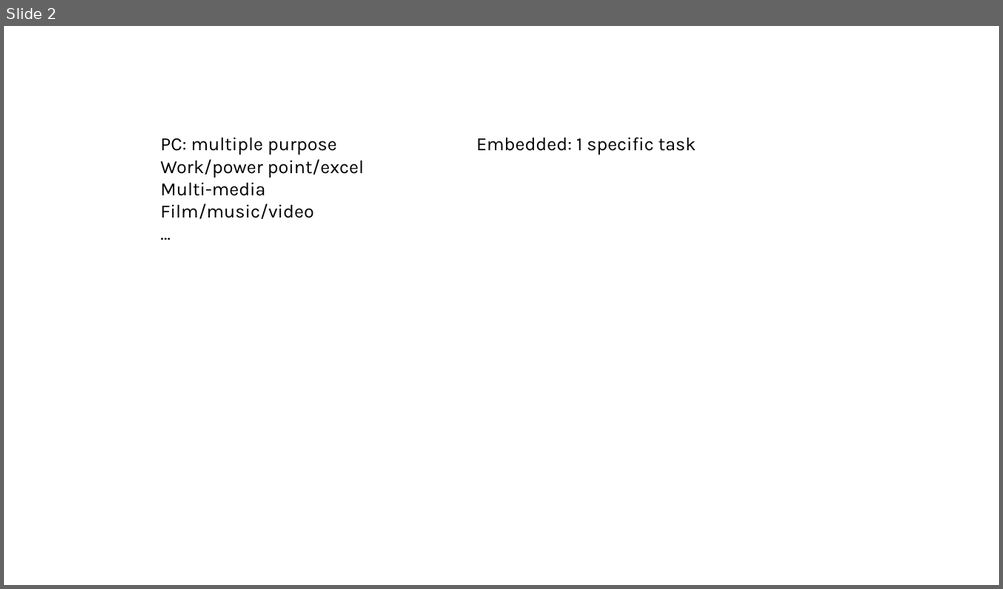
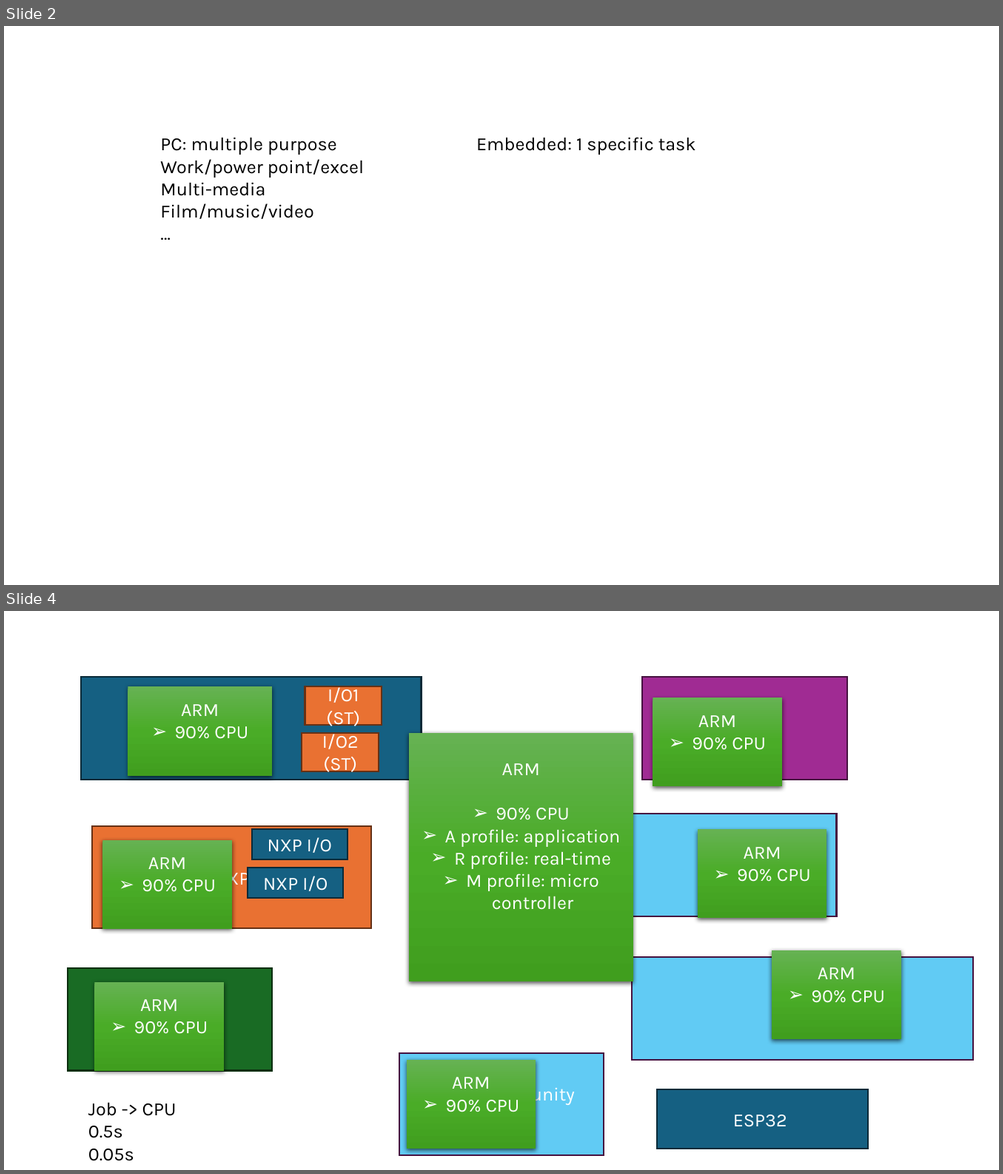
Before and after one commit to DKensin/Mentor, a slide deck: Slide/MicroController/01.Scratch.pptx. Shown one above the other, each under a label of ours: slide 2 before the commit, slides 2 and 4 after it; the slides between them are not shown. The pictures are 1003x589 and 1003x1174 pixels, drawn with LibreOffice and Linux fonts; fonts in the diff are those of the drawing. Boxes give left, top, right and bottom in pixels: in the first picture for what was removed or moved away, otherwise in the second. Text is boxed around its words. In the diff, an @@ line names an element or a change of style, - is before the commit and + after.

```diff
--- a/Slide/MicroController/01.Scratch.pptx
+++ b/Slide/MicroController/01.Scratch.pptx
@@ slide 4 added at [4,611,999,1170], background #FFFFFF @@
@@ rectangle added at [81,677,421,780], fill #156082, outline #092A39 1.5 pt, 18 pt, text #FFFFFF @@
+ST
@@ rectangle added at [642,677,846,780], fill #A02B93, outline #461340 1.5 pt, 18 pt, text #FFFFFF @@
+Renesas
@@ rectangle added at [128,686,272,776], fill gradient #66B354 to #4BAD28 to #409F1E, 18 pt, text #FFFFFF @@
+ARM
+➢ 90% CPU
@@ rectangle added at [304,686,381,724], fill #E97132, outline #663216 1.5 pt, 18 pt, text #FFFFFF @@
+I/O1 (ST)
@@ rectangle added at [652,698,782,786], fill gradient #66B354 to #4BAD28 to #409F1E, 18 pt, text #FFFFFF @@
+ARM
+➢ 90% CPU
@@ rectangle added at [301,733,378,772], fill #E97132, outline #663216 1.5 pt, 18 pt, text #FFFFFF @@
+I/O2 (ST)
@@ rectangle added at [409,733,633,982], fill gradient #66B354 to #4BAD28 to #409F1E, 18 pt, text #FFFFFF @@
+ARM
+➢ 90% CPU
+➢ A profile: application
+➢ R profile: real-time
+➢ M profile: micro controller
@@ rectangle added at [92,826,371,929], fill #E97132, outline #663216 1.5 pt, 18 pt, text #FFFFFF @@
+NXP
@@ rectangle added at [252,829,347,860], fill #156082, outline #092A39 1.5 pt, 18 pt, text #FFFFFF @@
+NXP I/O
@@ rectangle added at [632,814,836,917], fill #61CBF4, outline #461340 1.5 pt, 18 pt, text #FFFFFF @@
+TI
@@ rectangle added at [698,829,827,918], fill gradient #66B354 to #4BAD28 to #409F1E, 18 pt, text #FFFFFF @@
+ARM
+➢ 90% CPU
@@ rectangle added at [102,840,232,929], fill gradient #66B354 to #4BAD28 to #409F1E, 18 pt, text #FFFFFF @@
+ARM
+➢ 90% CPU
@@ rectangle added at [248,869,344,898], fill #156082, outline #092A39 1.5 pt, 18 pt, text #FFFFFF @@
+NXP I/O
@@ rectangle added at [632,958,973,1061], fill #61CBF4, outline #461340 1.5 pt, 18 pt, text #FFFFFF @@
+Ras Pi
@@ rectangle added at [771,951,901,1039], fill gradient #66B354 to #4BAD28 to #409F1E, 18 pt, text #FFFFFF @@
+ARM
+➢ 90% CPU
@@ rectangle added at [68,968,272,1071], fill #196B24, outline #0B2F10 1.5 pt, 18 pt, text #FFFFFF @@
+Infineon
@@ rectangle added at [95,982,224,1071], fill gradient #66B354 to #4BAD28 to #409F1E, 18 pt, text #FFFFFF @@
+ARM
+➢ 90% CPU
@@ rectangle added at [399,1054,604,1156], fill #61CBF4, outline #461340 1.5 pt, 18 pt, text #FFFFFF @@
+Open community
+BBB
@@ rectangle added at [406,1060,535,1149], fill gradient #66B354 to #4BAD28 to #409F1E, 18 pt, text #FFFFFF @@
+ARM
+➢ 90% CPU
@@ rectangle added at [657,1090,868,1150], fill #156082, outline #092A39 1.5 pt, 18 pt, text #FFFFFF @@
+ESP32
@@ text added at [88,1102,176,1162], 18 pt, text #000000 @@
+Job -> CPU
+0.5s
+0.05s
```
Also in this commit, not shown: 2 slides changed, 2 other slides added.
